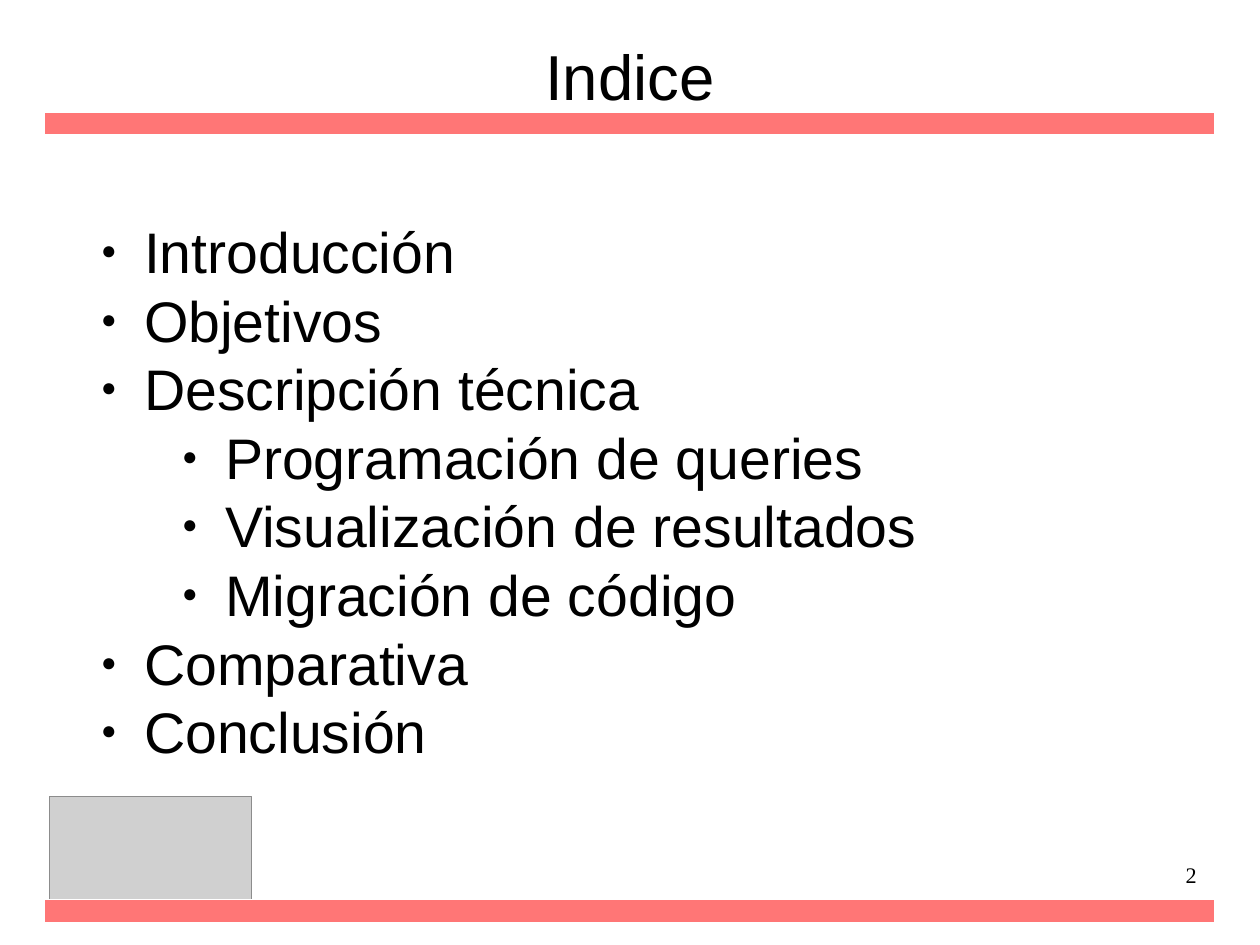
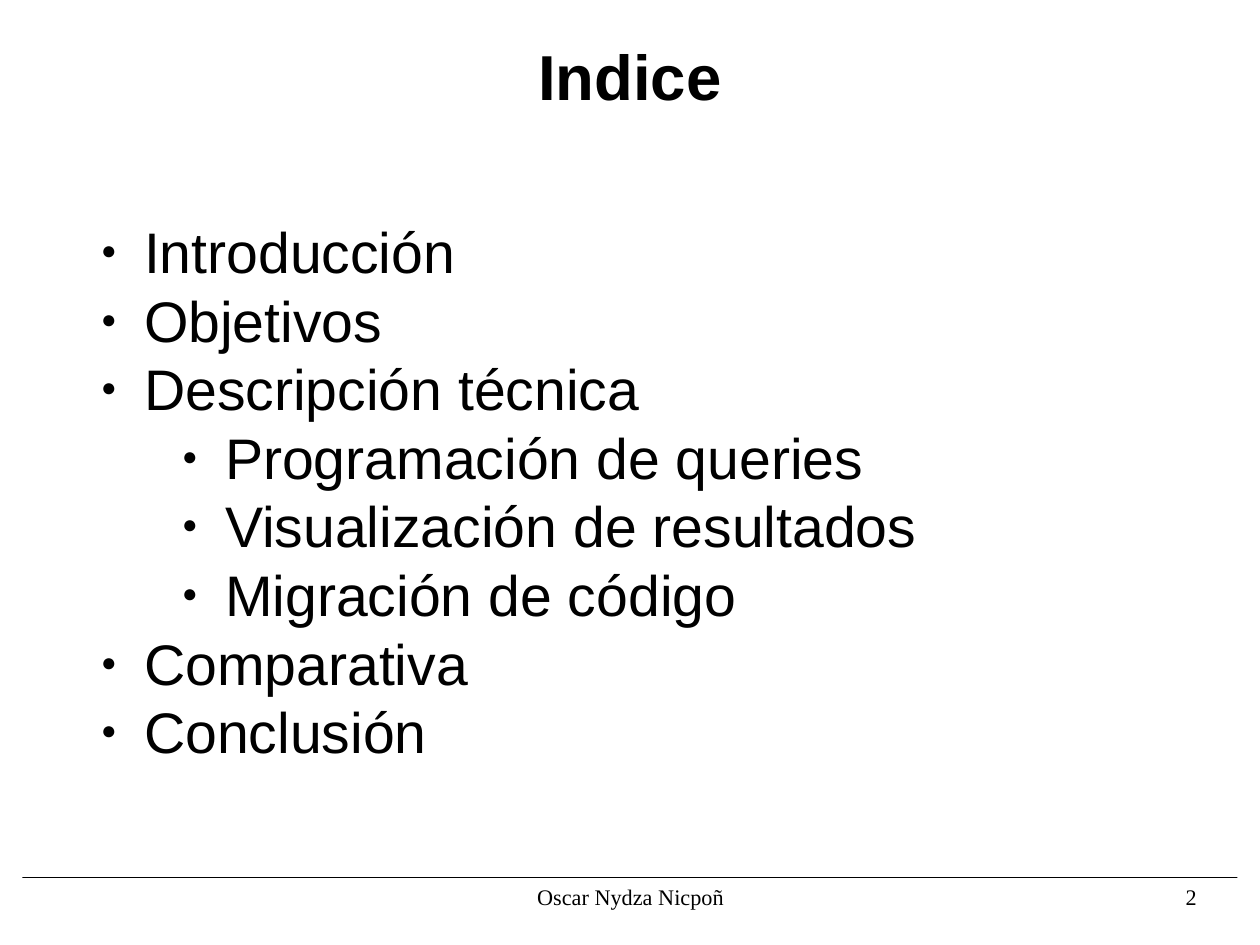
Before and after one commit to nipsn/Spark-TFG, a slide deck: slide 2 of presentacion/diapos.odp. Drawn at 1260x945 pixels with LibreOffice and Linux fonts; fonts in the diff are those of the drawing; grey boxes stand for pictures; background and template pictures are left out. Boxes give left, top, right and bottom in pixels: in the first picture for what was removed or moved away, otherwise in the second. Text is boxed around its words. In the diff, an @@ line names an element or a change of style, - is before the commit and + after.

```diff
--- a/presentacion/diapos.odp
+++ b/presentacion/diapos.odp
@@ title "Indice" at bbox=[538, 54, 721, 101]: bold on @@
@@ rectangle removed at bbox=[45, 112, 1215, 135] @@
@@ picture removed at bbox=[49, 797, 252, 914] @@
@@ line added from (23, 878) to (1238, 878), #000000 0.51 pt @@
@@ text added at bbox=[537, 889, 723, 910], 14 pt, text #000000 @@
+Oscar Nydza Nicpoñ
@@ page number: place and size @@
-page number at bbox=[1186, 868, 1197, 883]
+page number at bbox=[1186, 890, 1197, 905]
@@ rectangle removed at bbox=[45, 900, 1215, 923] @@
```
Also in this commit, not shown: 17 other slides changed, 2 slides added, 13 other files.
